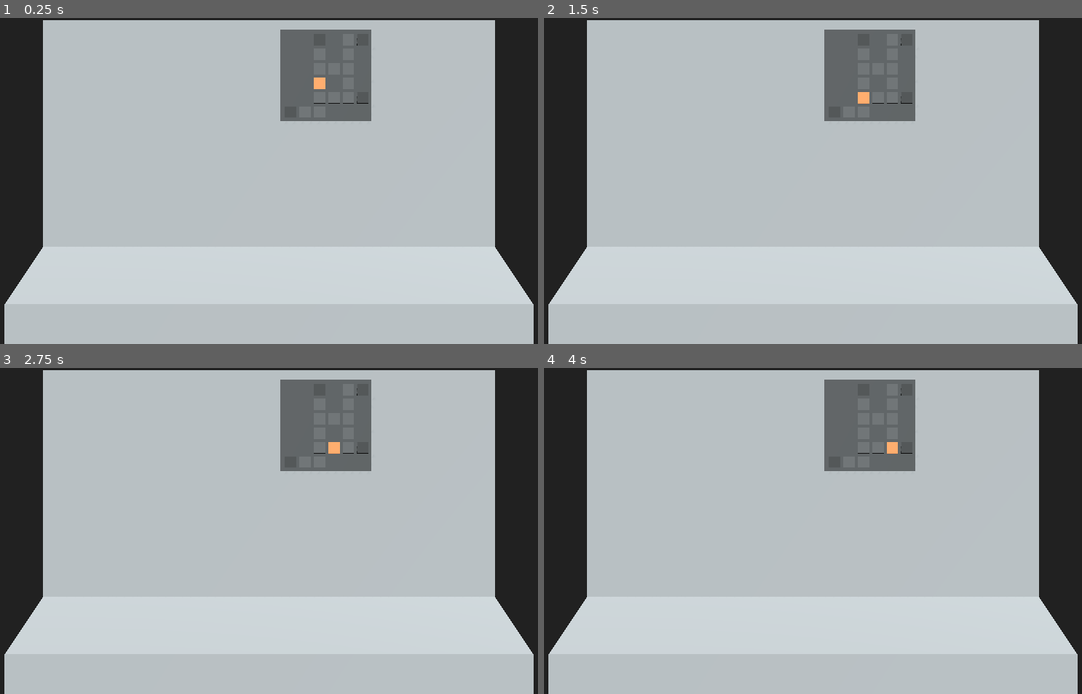
Above: before the commit, frames 1-4 (two rows, left to right).
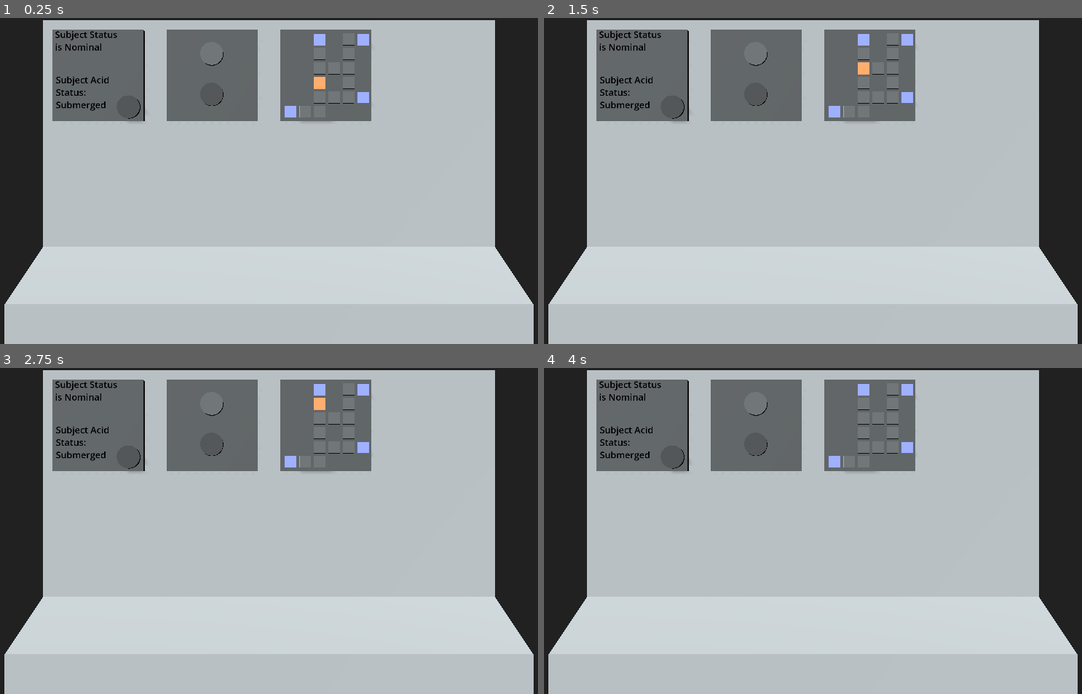
Above: after the commit, the same moments.

Repository: IAmTraffic/Acerola-Jam-0
Game: Godot game, scene res://console.tscn
Two runs of this game, one before a commit and one after it. Both use one fixed random seed, a clock stepped at 60 frames per second and the inputs below.
Inputs (mouse positions are in pixels of both pictures, inside the frame that each line leads up to):
- Up to frame 1 (0.25 s): no input
- Up to frame 2 (1.5 s): tap Enter at 0.5 s; move the mouse to (942, 164) at 0.52 s; click (942, 164) at 0.67 s; move the mouse to (694, 197) at 1.27 s; click (694, 197) at 1.42 s
- Up to frame 3 (2.75 s): tap Space at 2 s; move the mouse to (328, 459) at 2.02 s; click (328, 459) at 2.17 s
- Up to frame 4 (4 s): tap Enter at 2.75 s; move the mouse to (786, 596) at 2.77 s; click (786, 596) at 2.92 s; tap Space at 3.5 s; move the mouse to (985, 579) at 3.52 s; click (985, 579) at 3.67 s

The runs differ from the first frame. In frame 1, 10% of the frame differs, in the area x 9-69%, y 3-33%; in frame 2, 10%; in frame 3, 10%; in frame 4, 10%.

Commit message:
Finished minotaur prototype

Diff:
--- a/Module Components/module_button.gd
+++ b/Module Components/module_button.gd
@@ -1,5 +1,45 @@
 extends StaticBody3D
 signal pressed(button)
+signal unpressed(button)
+
+const BASE_DEPTH := 0.025
+const PRESSED_DEPTH = 0.01
+
+var toggle_mode = false
+var is_toggled = false
+
+@onready var pressed_duration_timer = $PressedDurationTimer
+@onready var mesh_instance_3d = $MeshInstance3D
+
+
+const MODULE_BUTTON_BASE_MATERIAL = preload("res://Module Components/module_button_base_material.tres")
+const MODULE_BUTTON_TOGGLED_MATERIAL = preload("res://Module Components/module_button_toggled_material.tres")
+
+func _ready():
+	mesh_instance_3d.set_surface_override_material(0, MODULE_BUTTON_BASE_MATERIAL)
 
 func press() -> void:
-	pressed.emit(self)
+	if toggle_mode:
+		is_toggled = !is_toggled
+		if is_toggled:
+			pressed.emit(self)
+			position.z = PRESSED_DEPTH
+			#Play Sound - TODO
+			mesh_instance_3d.set_surface_override_material(0, MODULE_BUTTON_TOGGLED_MATERIAL)
+		else:
+			unpressed.emit(self)
+			position.z = BASE_DEPTH
+			#Play Sound - TODO
+			mesh_instance_3d.set_surface_override_material(0, MODULE_BUTTON_BASE_MATERIAL)
+	else:
+		if pressed_duration_timer.is_stopped():
+			pressed.emit(self)
+			pressed_duration_timer.start()
+			position.z = PRESSED_DEPTH
+			#Play Sound - TODO
+
+
+func _on_pressed_duration_timer_timeout():
+	position.z = BASE_DEPTH
+	unpressed.emit(self)
+	#Play Sound - TODO
--- a/Module Components/module_button.tscn
+++ b/Module Components/module_button.tscn
@@ -6,9 +6,6 @@
 top_radius = 0.05
 bottom_radius = 0.05
 height = 0.05
-
-[sub_resource type="StandardMaterial3D" id="StandardMaterial3D_e3o0t"]
-albedo_color = Color(0.490196, 0.490196, 0.490196, 1)
 
 [sub_resource type="CylinderShape3D" id="CylinderShape3D_h3mfo"]
 height = 0.05
@@ -20,7 +17,12 @@
 
 [node name="MeshInstance3D" type="MeshInstance3D" parent="."]
 mesh = SubResource("CylinderMesh_tj5bq")
-surface_material_override/0 = SubResource("StandardMaterial3D_e3o0t")
 
 [node name="CollisionShape3D" type="CollisionShape3D" parent="."]
 shape = SubResource("CylinderShape3D_h3mfo")
+
+[node name="PressedDurationTimer" type="Timer" parent="."]
+wait_time = 0.2
+one_shot = true
+
+[connection signal="timeout" from="PressedDurationTimer" to="." method="_on_pressed_duration_timer_timeout"]
--- /dev/null
+++ b/Module Components/module_button_base_material.tres
@@ -0,0 +1,5 @@
+[gd_resource type="StandardMaterial3D" format=3 uid="uid://botqsxfsq6mix"]
+
+[resource]
+albedo_color = Color(0.490196, 0.490196, 0.490196, 1)
+emission = Color(0.329412, 0.380392, 0.690196, 1)
--- /dev/null
+++ b/Module Components/module_button_toggled_material.tres
@@ -0,0 +1,6 @@
+[gd_resource type="StandardMaterial3D" format=3 uid="uid://bgjkluidqptax"]
+
+[resource]
+albedo_color = Color(0.490196, 0.490196, 0.490196, 1)
+emission_enabled = true
+emission = Color(0.329412, 0.380392, 0.690196, 1)
--- a/Modules/minotaur.gd
+++ b/Modules/minotaur.gd
@@ -7,12 +7,13 @@
 const MODULE_INDICATOR_LIGHT = preload("res://Module Components/module_indicator_light.tscn")
 var HALLWAY_LIGHT_BOX_SHAPE = BoxMesh.new()
 const GRID_PADDING = 0.02
+const GRID_SIZE = 6
 
 @onready var module_base = $ModuleBase
 @onready var door_btns = $DoorBtns
 @onready var hallway_lights = $HallwayLights
 
-var MINOTAUR_POSITION = Vector2i(2, 3)
+var MINOTAUR_POSITION := Vector2i(2, 3)
 var DOOR_LOCATIONS = [
 	{
 		"pos": Vector2i(2, 0)
@@ -30,7 +31,7 @@
 var HALLWAY_LOCATIONS = [
 	{
 		"pos": Vector2i(4, 0),
-		"neighbors": [Vector2i(4, 1)],
+		"neighbors": [Vector2i(4, 1), Vector2i(5, 0)],
 		#"light": $HallwayLights/ModuleIndicatorLight12
 	},
 	{
@@ -50,12 +51,12 @@
 	},
 	{
 		"pos": Vector2i(4, 4),
-		"neighbors": [Vector2i(4, 3), Vector2i(3, 4)],
+		"neighbors": [Vector2i(4, 3), Vector2i(3, 4), Vector2i(5, 4)],
 		#"light": $HallwayLights/ModuleIndicatorLight
 	},
 	{
 		"pos": Vector2i(2, 1),
-		"neighbors": [Vector2i(2, 2)],
+		"neighbors": [Vector2i(2, 2), Vector2i(2, 0)],
 		#"light": $HallwayLights/ModuleIndicatorLight8
 	},
 	{
@@ -90,55 +91,111 @@
 	},
 	{
 		"pos": Vector2i(1, 5),
-		"neighbors": [Vector2i(2, 5)],
+		"neighbors": [Vector2i(2, 5), Vector2i(0, 5)],
 		#"light": $HallwayLights/ModuleIndicatorLight5
 	},
 ]
 
+
 func _ready():
-	HALLWAY_LIGHT_BOX_SHAPE.size = Vector3(0.05, 0.01, 0.05)
-
+	HALLWAY_LIGHT_BOX_SHAPE.size = Vector3(0.05, 0.05, 0.05)
+
+	setup_door_btns()
 	init_hallway_lights()
-	setup_door_btns()
 
 func _process(_delta):
-	if subject_active:
-		display_minotaur()
-
-
-func door_btn_pressed(btn: StaticBody3D) -> void:
-	if subject_active:
-		print(btn.name)
+	display_minotaur()
 
 
 func _on_subject_movement_timeout():
 	if subject_active:
-		var neighbors = []
-		for hall_loc in HALLWAY_LOCATIONS:
-			if hall_loc.pos == MINOTAUR_POSITION:
-				print(hall_loc)
-				neighbors = hall_loc.neighbors
-		if neighbors.size() < 1:
-			printerr("No Neighbors!")
+		var target_door = pathfind_to_nearest_open_door()
+		if !target_door:
+			printerr("No doors available!")
+			emit_signal("escaped")
+			subject_active = false
 			return
 
-		MINOTAUR_POSITION = neighbors[randi_range(0, neighbors.size() - 1)]
+		var current_cell = target_door
+		var old_cell
+		while(current_cell.has("parent")):
+			old_cell = current_cell
+			current_cell = get_cell_from_pos(current_cell.parent)
+
+
+		MINOTAUR_POSITION = old_cell.pos
+
+		check_if_escaped()
+
+func pathfind_to_nearest_open_door() -> Dictionary:
+	for hall_loc in HALLWAY_LOCATIONS:
+		hall_loc.erase("parent")
+	for door_loc in DOOR_LOCATIONS:
+		door_loc.erase("parent")
+
+	var frontier = [get_cell_from_pos(MINOTAUR_POSITION)]
+	var explored = [get_cell_from_pos(MINOTAUR_POSITION)]
+
+	#Ignore closed doors
+	for door_loc in DOOR_LOCATIONS:
+		if door_loc.has("door") and !door_loc.door.is_toggled:
+			explored.append(door_loc)
+
+
+	while(frontier.size() > 0):
+		var current_cell = frontier.pop_front()
+
+		if current_cell in DOOR_LOCATIONS and current_cell.has("door") and current_cell.door.is_toggled:
+			return current_cell
+
+		if current_cell in HALLWAY_LOCATIONS:
+			for neighbor_pos in current_cell.neighbors:
+				var neighbor = get_cell_from_pos(neighbor_pos)
+				if !explored.has(neighbor):
+					explored.append(neighbor)
+					frontier.append(neighbor)
+					neighbor.parent = current_cell.pos
+	return {}
+
+func get_cell_from_pos(pos: Vector2i) -> Dictionary:
+	for hall_loc in HALLWAY_LOCATIONS:
+		if hall_loc.pos == pos:
+			return hall_loc
+	for door_loc in DOOR_LOCATIONS:
+		if door_loc.pos == pos:
+			return door_loc
+	printerr("No such cell at pos " + str(pos))
+	return {}
+
+func check_if_escaped() -> void:
+	for door_loc in DOOR_LOCATIONS:
+		if MINOTAUR_POSITION == door_loc.pos:
+			emit_signal("escaped")
+			subject_active = false
 
 func display_minotaur() -> void:
 	for indicator_light in hallway_lights.get_children():
 		indicator_light.set_state(false)
-	for pos: Dictionary in HALLWAY_LOCATIONS:
-		if pos.pos == MINOTAUR_POSITION:
-			if pos.has("light") and pos.light:
-				pos.light.set_state(true)
+
+	if subject_active:
+		for pos: Dictionary in HALLWAY_LOCATIONS:
+			if pos.pos == MINOTAUR_POSITION:
+				if pos.has("light") and pos.light:
+					pos.light.set_state(true)
 
 func setup_door_btns() -> void:
 	for door_loc in DOOR_LOCATIONS:
 		var door = MODULE_BUTTON.instantiate()
+		door.toggle_mode = true
 		door.get_node("MeshInstance3D").mesh = HALLWAY_LIGHT_BOX_SHAPE
 		door_btns.add_child(door)
 		position_grid_element(door, door_loc)
-		door.connect("pressed", door_btn_pressed)
+		#door.connect("pressed", door_btn_pressed)
+		#door.connect("unpressed", door_btn_unpressed)
+
+		door.press()
+
+		door_loc.door = door
 
 func init_hallway_lights() -> void:
 	for hall_loc in HALLWAY_LOCATIONS:
@@ -148,9 +205,26 @@
 		position_grid_element(light, hall_loc)
 		hall_loc.light = light
 
+	#Setup Neighbors (the old method was shit)
+	var directions = [Vector2i.UP, Vector2i.DOWN, Vector2i.LEFT, Vector2i.RIGHT]
+	for hall_loc in HALLWAY_LOCATIONS:
+		hall_loc.neighbors = []
+
+		for direction in directions:
+				var neighbor_pos = hall_loc.pos + direction
+				if neighbor_pos.x < 0 or neighbor_pos.y < 0 or neighbor_pos.x >= GRID_SIZE or neighbor_pos.y >= GRID_SIZE:
+					continue
+
+				for n_loc_i in range(HALLWAY_LOCATIONS.size()):
+					if HALLWAY_LOCATIONS[n_loc_i].pos == neighbor_pos:
+						hall_loc.neighbors.append(neighbor_pos)
+				for n_loc_i in range(DOOR_LOCATIONS.size()):
+					if DOOR_LOCATIONS[n_loc_i].pos == neighbor_pos:
+						hall_loc.neighbors.append(neighbor_pos)
+
 func position_grid_element(grid_element, loc) -> void:
 	grid_element.position.x -= module_base.mesh.size.x / 2.0 - HALLWAY_LIGHT_BOX_SHAPE.size.x / 2.0 - GRID_PADDING
 	grid_element.position.y += module_base.mesh.size.y / 2.0 - HALLWAY_LIGHT_BOX_SHAPE.size.z / 2.0 - GRID_PADDING
 
-	grid_element.position.x += loc.pos.x * ((module_base.mesh.size.x - GRID_PADDING) / 6.0)
-	grid_element.position.y -= loc.pos.y * ((module_base.mesh.size.y - GRID_PADDING) / 6.0)
+	grid_element.position.x += loc.pos.x * ((module_base.mesh.size.x - GRID_PADDING) / float(GRID_SIZE))
+	grid_element.position.y -= loc.pos.y * ((module_base.mesh.size.y - GRID_PADDING) / float(GRID_SIZE))
--- a/Modules/minotaur.tscn
+++ b/Modules/minotaur.tscn
@@ -1,22 +1,7 @@
-[gd_scene load_steps=10 format=3 uid="uid://oiqnqviq3l75"]
+[gd_scene load_steps=3 format=3 uid="uid://oiqnqviq3l75"]
 
 [ext_resource type="PackedScene" uid="uid://de5jl0vuhgxum" path="res://Module Components/module_base.tscn" id="1_01kur"]
 [ext_resource type="Script" path="res://Modules/minotaur.gd" id="1_md1yh"]
-[ext_resource type="Script" path="res://Module Components/module_button.gd" id="3_d33mw"]
-[ext_resource type="Material" uid="uid://daor4eyggosmh" path="res://Module Components/module_indicator_light_on_material.tres" id="4_cj8dn"]
-[ext_resource type="Script" path="res://Module Components/module_indicator_light.gd" id="5_f0u1e"]
-
-[sub_resource type="BoxMesh" id="BoxMesh_gx2qj"]
-size = Vector3(0.05, 0.01, 0.05)
-
-[sub_resource type="StandardMaterial3D" id="StandardMaterial3D_e3o0t"]
-albedo_color = Color(0.490196, 0.490196, 0.490196, 1)
-
-[sub_resource type="BoxShape3D" id="BoxShape3D_lj2bn"]
-size = Vector3(0.05, 0.01, 0.05)
-
-[sub_resource type="BoxMesh" id="BoxMesh_dtxyf"]
-size = Vector3(0.05, 0.01, 0.05)
 
 [node name="Minotaur" type="Node3D"]
 script = ExtResource("1_md1yh")
@@ -30,136 +15,4 @@
 [node name="SubjectMovement" type="Timer" parent="."]
 autostart = true
 
-[node name="DoorBtns-BACKUP" type="Node3D" parent="."]
-visible = false
-
-[node name="ModuleButton1" type="StaticBody3D" parent="DoorBtns-BACKUP"]
-transform = Transform3D(1, 0, 0, 0, -4.37114e-08, -1, 0, 1, -4.37114e-08, 0.142623, 0.160597, 0.025)
-script = ExtResource("3_d33mw")
-metadata/_edit_group_ = true
-
-[node name="MeshInstance3D" type="MeshInstance3D" parent="DoorBtns-BACKUP/ModuleButton1"]
-mesh = SubResource("BoxMesh_gx2qj")
-surface_material_override/0 = SubResource("StandardMaterial3D_e3o0t")
-
-[node name="CollisionShape3D" type="CollisionShape3D" parent="DoorBtns-BACKUP/ModuleButton1"]
-shape = SubResource("BoxShape3D_lj2bn")
-
-[node name="ModuleButton2" type="StaticBody3D" parent="DoorBtns-BACKUP"]
-transform = Transform3D(1, 0, 0, 0, -4.37114e-08, -1, 0, 1, -4.37114e-08, -0.0364374, 0.170617, 0.025)
-script = ExtResource("3_d33mw")
-metadata/_edit_group_ = true
-
-[node name="MeshInstance3D" type="MeshInstance3D" parent="DoorBtns-BACKUP/ModuleButton2"]
-mesh = SubResource("BoxMesh_gx2qj")
-surface_material_override/0 = SubResource("StandardMaterial3D_e3o0t")
-
-[node name="CollisionShape3D" type="CollisionShape3D" parent="DoorBtns-BACKUP/ModuleButton2"]
-shape = SubResource("BoxShape3D_lj2bn")
-
-[node name="ModuleButton3" type="StaticBody3D" parent="DoorBtns-BACKUP"]
-transform = Transform3D(1, 0, 0, 0, -4.37114e-08, -1, 0, 1, -4.37114e-08, -0.14738, -0.140402, 0.025)
-script = ExtResource("3_d33mw")
-metadata/_edit_group_ = true
-
-[node name="MeshInstance3D" type="MeshInstance3D" parent="DoorBtns-BACKUP/ModuleButton3"]
-mesh = SubResource("BoxMesh_gx2qj")
-surface_material_override/0 = SubResource("StandardMaterial3D_e3o0t")
-
-[node name="CollisionShape3D" type="CollisionShape3D" parent="DoorBtns-BACKUP/ModuleButton3"]
-shape = SubResource("BoxShape3D_lj2bn")
-
-[node name="ModuleButton4" type="StaticBody3D" parent="DoorBtns-BACKUP"]
-transform = Transform3D(1, 0, 0, 0, -4.37114e-08, -1, 0, 1, -4.37114e-08, 0.142623, -0.0783965, 0.025)
-script = ExtResource("3_d33mw")
-metadata/_edit_group_ = true
-
-[node name="MeshInstance3D" type="MeshInstance3D" parent="DoorBtns-BACKUP/ModuleButton4"]
-mesh = SubResource("BoxMesh_gx2qj")
-surface_material_override/0 = SubResource("StandardMaterial3D_e3o0t")
-
-[node name="CollisionShape3D" type="CollisionShape3D" parent="DoorBtns-BACKUP/ModuleButton4"]
-shape = SubResource("BoxShape3D_lj2bn")
-
-[node name="HallwayLights-BACKUP" type="Node3D" parent="."]
-visible = false
-
-[node name="ModuleIndicatorLight" type="MeshInstance3D" parent="HallwayLights-BACKUP"]
-transform = Transform3D(1, 0, 0, 0, -4.37114e-08, -1, 0, 1, -4.37114e-08, 0.0829769, -0.0763099, 0.025)
-mesh = SubResource("BoxMesh_dtxyf")
-surface_material_override/0 = ExtResource("4_cj8dn")
-script = ExtResource("5_f0u1e")
-
-[node name="ModuleIndicatorLight2" type="MeshInstance3D" parent="HallwayLights-BACKUP"]
-transform = Transform3D(1, 0, 0, 0, -4.37114e-08, -1, 0, 1, -4.37114e-08, 0.0236482, -0.0763099, 0.025)
-mesh = SubResource("BoxMesh_dtxyf")
-surface_material_override/0 = ExtResource("4_cj8dn")
-script = ExtResource("5_f0u1e")
-
-[node name="ModuleIndicatorLight3" type="MeshInstance3D" parent="HallwayLights-BACKUP"]
-transform = Transform3D(1, 0, 0, 0, -4.37114e-08, -1, 0, 1, -4.37114e-08, -0.0363736, -0.0763099, 0.025)
-mesh = SubResource("BoxMesh_dtxyf")
-surface_material_override/0 = ExtResource("4_cj8dn")
-script = ExtResource("5_f0u1e")
-
-[node name="ModuleIndicatorLight4" type="MeshInstance3D" parent="HallwayLights-BACKUP"]
-transform = Transform3D(1, 0, 0, 0, -4.37114e-08, -1, 0, 1, -4.37114e-08, -0.0363736, -0.142319, 0.025)
-mesh = SubResource("BoxMesh_dtxyf")
-surface_material_override/0 = ExtResource("4_cj8dn")
-script = ExtResource("5_f0u1e")
-
-[node name="ModuleIndicatorLight5" type="MeshInstance3D" parent="HallwayLights-BACKUP"]
-transform = Transform3D(1, 0, 0, 0, -4.37114e-08, -1, 0, 1, -4.37114e-08, -0.0904925, -0.142319, 0.025)
-mesh = SubResource("BoxMesh_dtxyf")
-surface_material_override/0 = ExtResource("4_cj8dn")
-script = ExtResource("5_f0u1e")
-
-[node name="ModuleIndicatorLight6" type="MeshInstance3D" parent="HallwayLights-BACKUP"]
-transform = Transform3D(1, 0, 0, 0, -4.37114e-08, -1, 0, 1, -4.37114e-08, -0.0363736, -0.0128212, 0.0261663)
-mesh = SubResource("BoxMesh_dtxyf")
-surface_material_override/0 = ExtResource("4_cj8dn")
-script = ExtResource("5_f0u1e")
-
-[node name="ModuleIndicatorLight7" type="MeshInstance3D" parent="HallwayLights-BACKUP"]
-transform = Transform3D(1, 0, 0, 0, -4.37114e-08, -1, 0, 1, -4.37114e-08, -0.0363736, 0.0494208, 0.025)
-mesh = SubResource("BoxMesh_dtxyf")
-surface_material_override/0 = ExtResource("4_cj8dn")
-script = ExtResource("5_f0u1e")
-
-[node name="ModuleIndicatorLight8" type="MeshInstance3D" parent="HallwayLights-BACKUP"]
-transform = Transform3D(1, 0, 0, 0, -4.37114e-08, -1, 0, 1, -4.37114e-08, -0.0363736, 0.111556, 0.025)
-mesh = SubResource("BoxMesh_dtxyf")
-surface_material_override/0 = ExtResource("4_cj8dn")
-script = ExtResource("5_f0u1e")
-
-[node name="ModuleIndicatorLight9" type="MeshInstance3D" parent="HallwayLights-BACKUP"]
-transform = Transform3D(1, 0, 0, 0, -4.37114e-08, -1, 0, 1, -4.37114e-08, 0.0226341, 0.0494208, 0.025)
-mesh = SubResource("BoxMesh_dtxyf")
-surface_material_override/0 = ExtResource("4_cj8dn")
-script = ExtResource("5_f0u1e")
-
-[node name="ModuleIndicatorLight10" type="MeshInstance3D" parent="HallwayLights-BACKUP"]
-transform = Transform3D(1, 0, 0, 0, -4.37114e-08, -1, 0, 1, -4.37114e-08, 0.0859693, 0.0494208, 0.025)
-mesh = SubResource("BoxMesh_dtxyf")
-surface_material_override/0 = ExtResource("4_cj8dn")
-script = ExtResource("5_f0u1e")
-
-[node name="ModuleIndicatorLight11" type="MeshInstance3D" parent="HallwayLights-BACKUP"]
-transform = Transform3D(1, 0, 0, 0, -4.37114e-08, -1, 0, 1, -4.37114e-08, 0.0859693, 0.103868, 0.025)
-mesh = SubResource("BoxMesh_dtxyf")
-surface_material_override/0 = ExtResource("4_cj8dn")
-script = ExtResource("5_f0u1e")
-
-[node name="ModuleIndicatorLight12" type="MeshInstance3D" parent="HallwayLights-BACKUP"]
-transform = Transform3D(1, 0, 0, 0, -4.37114e-08, -1, 0, 1, -4.37114e-08, 0.0859693, 0.161722, 0.025)
-mesh = SubResource("BoxMesh_dtxyf")
-surface_material_override/0 = ExtResource("4_cj8dn")
-script = ExtResource("5_f0u1e")
-
-[node name="ModuleIndicatorLight13" type="MeshInstance3D" parent="HallwayLights-BACKUP"]
-transform = Transform3D(1, 0, 0, 0, -4.37114e-08, -1, 0, 1, -4.37114e-08, 0.090917, -0.0138615, 0.025)
-mesh = SubResource("BoxMesh_dtxyf")
-surface_material_override/0 = ExtResource("4_cj8dn")
-script = ExtResource("5_f0u1e")
-
 [connection signal="timeout" from="SubjectMovement" to="." method="_on_subject_movement_timeout"]
--- a/console.gd
+++ b/console.gd
@@ -36,6 +36,8 @@
 					printerr("Bad collision layer " + str(result.collider.collision_layer) + " on collider " + result.collider.name)
 
 func _ready():
+	spawn_module(Vector2i(0, 0), INDESTRUCTIBLE_LIZARD_MODULE)
+	spawn_module(Vector2i(1, 0), LONESOME_GEORGE_MODULE)
 	spawn_module(Vector2i(2, 0), MINOTAUR_MODULE)
 
 func spawn_module(location: Vector2i, module: PackedScene) -> void:
Not shown, changed: Aberration Ideas.txt
Not shown: 1 places in Module Components/module_button.tscn that only renumber resources
